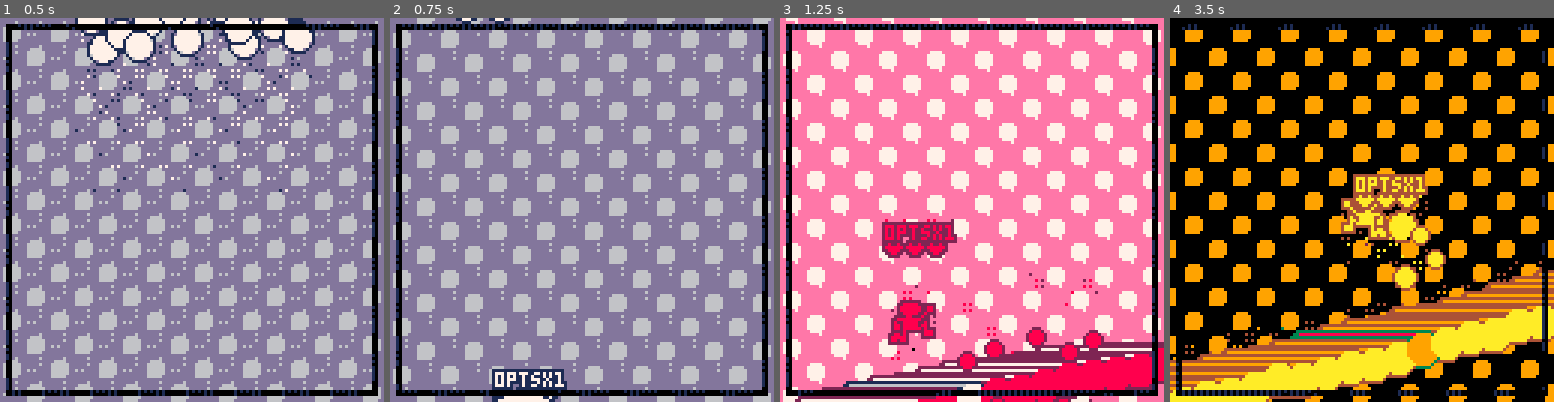
Above: before the commit, frames 1-4 (left to right).
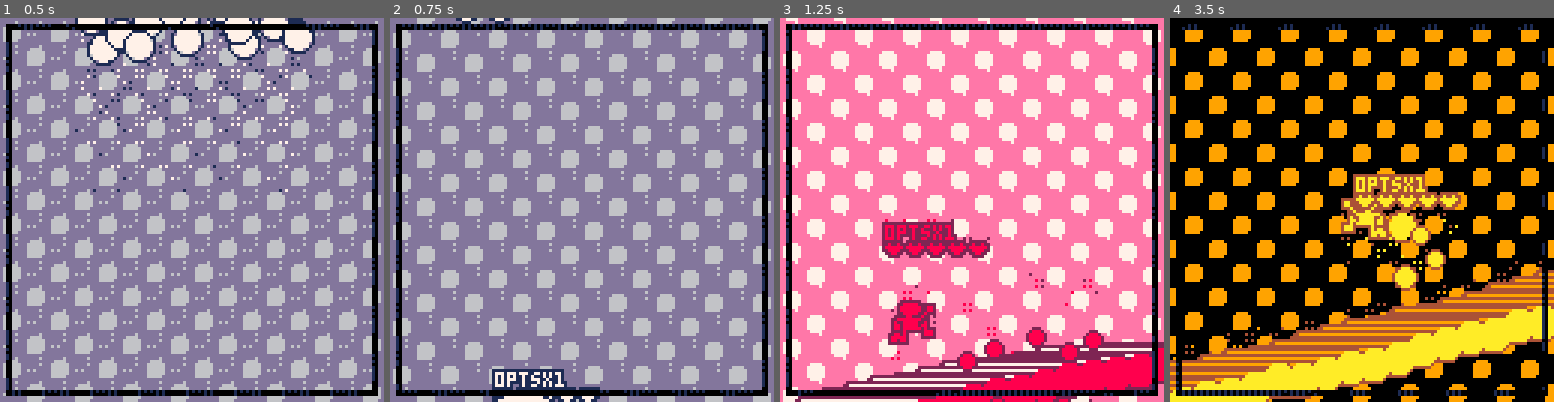
Above: after the commit, the same moments.

Repository: seleb/p8jam2
Game: PICO-8 cartridge bridge.p8
The game is run twice, just before and just after one commit, with the same random seed, the same clock (stepped at 60 frames per second) and the same inputs.
Inputs:
- Up to frame 1 (0.5 s): tap X (X key) at 0.33 s
- Up to frame 2 (0.75 s): tap O (Z key) at 0.7 s
- Up to frame 3 (1.25 s): tap X (X key) at 1.07 s
- Up to frame 4 (3.5 s): hold Right 1.6-2.1 s; tap O (Z key) every 0.4 s from 1.7 to 3.3 s; tap X (X key) at 1.85, 2.97 s; hold Up 2.15-2.42 s; hold Right 2.47-3.03 s; hold Left from 3.08 s (still down)

Frame 1 is identical in both runs. In frame 2, 0.3% of the frame differs, in the area x 43-55%, y 96-100%; in frame 3, 1.2%; in frame 4, 1.8%, in the area x 28-76%, y 45-92%.

Commit message:
more lives

Diff:
--- a/bridge.p8
+++ b/bridge.p8
@@ -99,7 +99,8 @@
  hud.x = player.x
  hud.y = player.y
  hud.score = 0
- hud.lives = 3
+ hud.max_lives = 5
+ hud.lives = hud.max_lives
  hud.parts = {}
  hud.chain = 1
 
@@ -483,7 +482,6 @@
 
 function draw_player()
  sspr(8+player.frame*16,0,16,16,player.x-8-log_len/2,player.y-16, 16, 16, player.flip, false)
- pset(player.x-log_len/2, player.y, 0)
 end
 
 function draw_chain()
@@ -494,11 +492,12 @@
  end
  for i=chain_end,chain_start,-1 do
   i = get_chain(i)
+
   local drawp = i == player.link
   if drawp then
    draw_player()
-   pal_swap(-1)
-  end
+  end
+
   color(2)
   rectfill(i.x,i.y,i.x-log_len,i.y+log_rad*2)
   circfill(i.x,i.y+log_rad,log_rad)
@@ -509,14 +508,8 @@
   color(8)
   line(i.x-2,i.y+log_rad*2-1,i.x-log_len-1,i.y+log_rad*2-1)
 
-  if drawp then
-   pal_swap(1)
-  end
   if i.pts then
-
---spr(33,i.x-log_len/2, i.y-10+sin(time()*3+i.x*0.1))
    sspr(24,16,16,16,i.x-log_len/2, i.y-16+sin(time()*3+i.x*0.1))
-
   end
   if i.dmg then
    sspr(40,16,16,16,i.x-log_len/2,i.y-16+sin(time()*3+i.x*0.1))
@@ -525,16 +518,9 @@
  color(8)
  for x=chain_start,chain_end do
   local link = get_chain(x)
-  local drawp = link == player.link
-  if(drawp) then
-   pal_swap(-1)
-  end
   circfill(link.x,link.y+log_rad,log_rad-1)
   if(link.up) then
-  line(link.up.x, link.up.y+log_rad, link.x, link.y+log_rad)
-  end
-  if(drawp) then
-   pal_swap(1)
+   line(link.up.x, link.up.y+log_rad, link.x, link.y+log_rad)
   end
  end
 end
@@ -573,7 +559,7 @@
  for i=1,hud.lives do
   spr(32,hud.x+(i-1)*7,hud.y+4)
  end
- for i=hud.lives,2 do
+ for i=hud.lives,hud.max_lives-1 do
   spr(48,hud.x+i*7,hud.y+4)
  end
 
@@ -688,10 +672,10 @@
 00000000000000000222222002288888888882200228822228888220000000000000000000000000000000000000000000000000000000000000000000000000
 00000000000000000228282000222888888222000022282822222200000000000000000000000000000000000000000000000000000000000000000000000000
 02222220000000000228282000002288882200000000222228220000000000000000000000000000000000000000000000000000000000000000000000000000
-22022022000000002228222200002888888200000000288822820000000000000000000000000000000000000000000000000000000000000000000000000000
-20000002000000002828888200022882288220000002222222822000000000000000000000000000000000000000000000000000000000000000000000000000
-22000022000000002822288200028822228820000002882222882000000000000000000000000000000000000000000000000000000000000000000000000000
-02200220000000002288222200022220022220000002222002222000000000000000000000000000000000000000000000000000000000000000000000000000
+22822822000000002228222200002888888200000000288822820000000000000000000000000000000000000000000000000000000000000000000000000000
+28222222000000002828888200022882288220000002222222822000000000000000000000000000000000000000000000000000000000000000000000000000
+22822222000000002822288200028822228820000002882222882000000000000000000000000000000000000000000000000000000000000000000000000000
+02282220000000002288222200022220022220000002222002222000000000000000000000000000000000000000000000000000000000000000000000000000
 00222200000000002288228200220000000022000022000000002200000000000000000000000000000000000000000000000000000000000000000000000000
 00000000000000002222222202200000000002200220000000000220000000000000000000000000000000000000000000000000000000000000000000000000
 00000000000000000000000000000000000000000000000000000000000000000000000000000000000000000000000000000000000000000000000000000000
